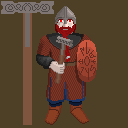
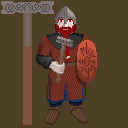
Revision of a layered 128×128 image; what changed, layer by layer:
painted on "Background" over [45, 104, 89, 125]
